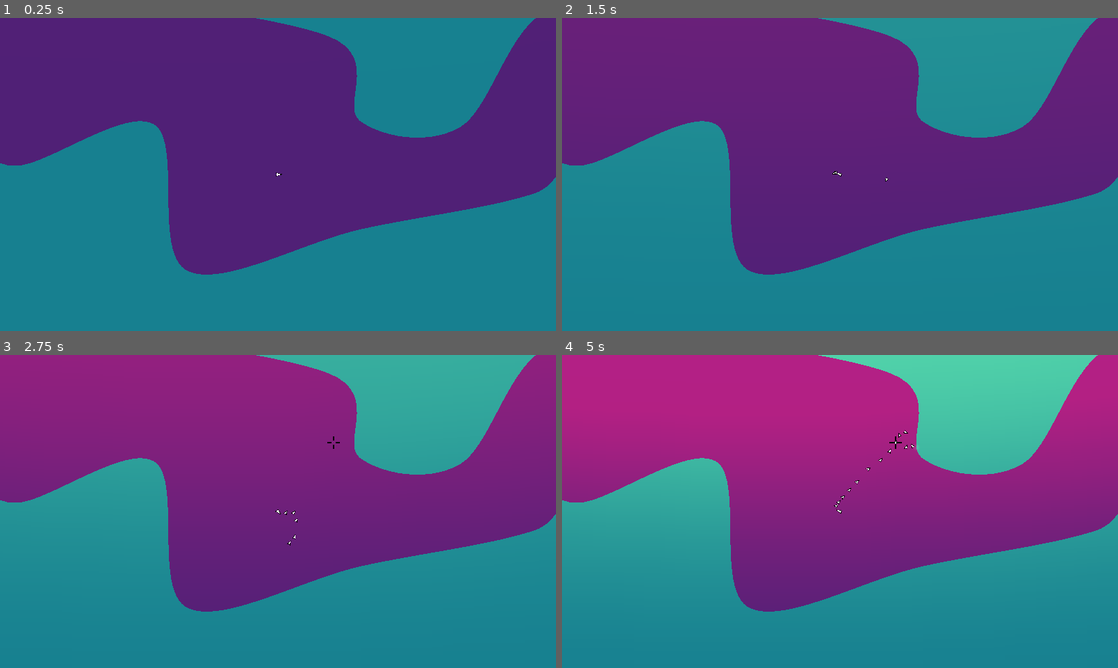
Above: before the commit, frames 1-4 (two rows, left to right).
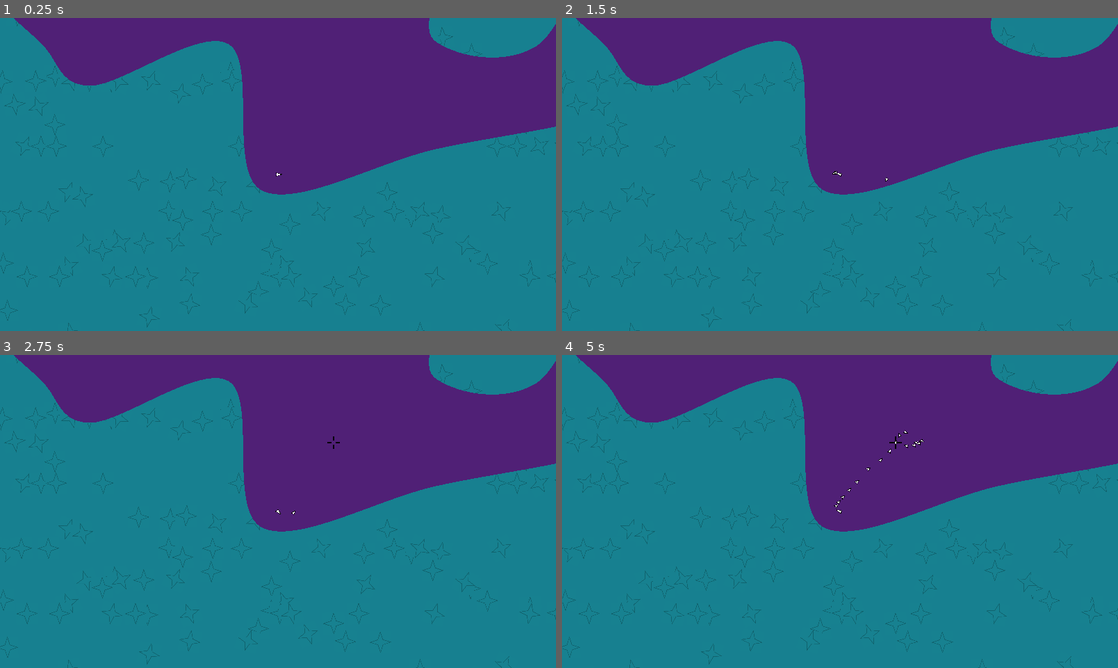
Above: after the commit, the same moments.

Repository: Gyrcas/Bullethell_slide
Game: Godot game, scene res://test.tscn
The game is run twice, just before and just after one commit, with the same random seed, the same clock (stepped at 60 frames per second) and the same inputs.
Inputs (mouse positions are in pixels of both pictures, inside the frame that each line leads up to):
- Up to frame 1 (0.25 s): no input
- Up to frame 2 (1.5 s): tap Enter (ui_accept) at 0.5, 0.77, 1.25 s; move the mouse to (962, 158) at 0.52 s; hold D (right) 0.53-1.25 s; hold E (auto_target) 0.53-1.25 s; click (962, 158) at 0.67 s; drag from (728, 190) to (812, 237) at 1.27 s
- Up to frame 3 (2.75 s): move the mouse to (333, 442) at 2.02 s; hold D (right) from 2.03 s (still down); hold Right mouse button (right_click) from 2.03 s (still down)
- Up to frame 4 (5 s): release D (right) at 2.75 s; release Right mouse button (right_click) at 2.75 s; drag from (812, 574) to (673, 464) at 2.77 s; move the mouse to (1006, 558) at 3.52 s; press the mouse at (1006, 558) at 3.53 s; hold A (left) 3.53-4.25 s; tap Enter (ui_accept) at 3.77 s; release the mouse at (1006, 558) at 4.25 s; drag from (673, 464) to (756, 433) at 4.27 s

The runs differ from the first frame. In frame 1, 38% of the frame differs, in the area x 0-100%, y 0-100%; in frame 2, 39%; in frame 3, 62%; in frame 4, 67%.

Commit message:
:3

Diff:
--- /dev/null
+++ b/scenes/Scatter2D.gd
@@ -0,0 +1,141 @@
+@tool
+extends Node2D
+class_name Scatter2D
+
+@export var texture : Texture2D : set = set_texture
+
+func set_texture(value : Texture2D) -> void:
+	texture = value
+	if preload_scatter:
+		generate(seed_)
+
+@export var color : Color : set = set_color
+
+func set_color(value : Color) -> void:
+	color = value
+	if preload_scatter:
+		generate(seed_)
+
+@export_group("Seed")
+@export var seed_ : int = 12345678 : set = set_seed_
+
+func set_seed_(value : int) -> void:
+	seed_ = value
+	if preload_scatter:
+		generate(seed_)
+
+@export var use_seed : bool = true : set = set_use_seed
+
+func set_use_seed(value : bool) -> void:
+	use_seed = value
+	set_preload_scatter(preload_scatter)
+
+@export var preload_scatter : bool = true : set = set_preload_scatter
+
+func set_preload_scatter(value : bool) -> void:
+	if !use_seed:
+		preload_scatter = false
+	else:
+		preload_scatter = value
+		if preload_scatter:
+			generate(seed_)
+	if !preload_scatter:
+		UT.remove_children(self)
+
+@export_group("Params")
+@export var dimensions : Vector2 = Vector2(100,100) : set = set_dimensions
+
+func set_dimensions(value : Vector2) -> void:
+	dimensions = value
+	queue_redraw()
+	if preload_scatter:
+		generate(seed_)
+
+@export var min_scale : float = 1 : set = set_min_scale
+
+func set_min_scale(value : float) -> void:
+	min_scale = value
+	if preload_scatter:
+		generate(seed_)
+
+@export var max_scale : float = 1 : set = set_max_scale
+
+func set_max_scale(value : float) -> void:
+	max_scale = value
+	if preload_scatter:
+		generate(seed_)
+
+@export var min_distance : Vector2 = Vector2(500,500) : set = set_min_distance
+
+func set_min_distance(value : Vector2) -> void:
+	min_distance = value
+	if preload_scatter:
+		generate(seed_)
+
+@export var max_distance : Vector2 = Vector2(2000,2000) : set = set_max_distance
+
+func set_max_distance(value : Vector2) -> void:
+	max_distance = value
+	if preload_scatter:
+		generate(seed_)
+
+@export var rotate_range_min : float = 0 : set = set_rotate_range_min
+
+func set_rotate_range_min(value : float) -> void:
+	rotate_range_min = value
+	if preload_scatter:
+		generate(seed_)
+
+@export var rotate_range_max : float = 60 : set = set_rotate_range_max
+
+func set_rotate_range_max(value : float) -> void:
+	rotate_range_max = value
+	if preload_scatter:
+		generate(seed_)
+
+func _draw() -> void:
+	if Engine.is_editor_hint():
+		var zone : PackedVector2Array = [
+			Vector2.ZERO,
+			Vector2(0, dimensions.y),
+			dimensions,
+			Vector2(dimensions.x, 0),
+			Vector2.ZERO
+		]
+		draw_polyline(zone,Color(0,0,0))
+
+func _ready() -> void:
+	if !Engine.is_editor_hint():
+		if !preload_scatter && use_seed:
+			generate(seed_)
+		elif !use_seed:
+			generate()
+
+func create_sprite(sprite : Sprite2D, pos : Vector2, rot : float) -> void:
+	var new_sprite : Sprite2D = sprite.duplicate()
+	new_sprite.position = pos
+	new_sprite.rotation_degrees = rot
+	add_child(new_sprite)
+
+func generate(_seed : int = -1) -> int:
+	UT.remove_children(self)
+	if _seed < 0:
+		randomize()
+		_seed = randi_range(0,100000000)
+	seed(_seed)
+	var pos : Vector2 = Vector2.ZERO
+	var sprite : Sprite2D = Sprite2D.new()
+	sprite.texture = texture
+	sprite.modulate = color
+	var sprite_scale : float = randf_range(min_scale,max_scale)
+	sprite.scale = Vector2(sprite_scale,sprite_scale)
+	while pos.x < dimensions.x || pos.y < dimensions.y:
+		var sprite_pos : Vector2 = pos
+		var pos_y : float = randf_range(min_distance.y,max_distance.y) * 1 if randi_range(-1,1) >= 0 else -1.0
+		sprite_pos.y += pos_y if sprite_pos.y + pos_y < dimensions.y else dimensions.y
+		create_sprite(sprite,sprite_pos, randf_range(rotate_range_min,rotate_range_max) * 1 if randf_range(-1,1) >= 0 else -1.0)
+		pos.x += randf_range(min_distance.x, max_distance.x)
+		if pos.x > dimensions.x && pos.y < dimensions.y:
+			pos.y += (max_distance.y - min_distance.y) / 2 + min_distance.y
+			pos.x = 0
+	return _seed
--- a/test.tscn
+++ b/test.tscn
@@ -1,9 +1,11 @@
-[gd_scene load_steps=6 format=3 uid="uid://ch0xv1s53qf6m"]
+[gd_scene load_steps=8 format=3 uid="uid://ch0xv1s53qf6m"]
 
 [ext_resource type="Script" path="res://gd_classes/SmoothPolygon2D/SmoothStaticPolygon2D.gd" id="3_ydd2d"]
 [ext_resource type="PackedScene" uid="uid://pa4b5sl2ju1n" path="res://scenes/player.tscn" id="4_nr1bs"]
+[ext_resource type="Script" path="res://scenes/Scatter2D.gd" id="5_5xgyd"]
 [ext_resource type="Texture2D" uid="uid://dm8gav5stwvra" path="res://spot.png" id="5_vk4ia"]
 [ext_resource type="Script" path="res://light/sun.gd" id="6_b6epa"]
+[ext_resource type="Texture2D" uid="uid://dcd0o2gh4toex" path="res://star.png" id="6_yi1uh"]
 
 [sub_resource type="Curve" id="Curve_lkdio"]
 max_value = 3.0
@@ -14,6 +16,7 @@
 position = Vector2(0, 1)
 
 [node name="sun" type="PointLight2D" parent="."]
+visible = false
 position = Vector2(5535, -5201.99)
 scale = Vector2(7.58453, 2.6325)
 color = Color(1, 0.254902, 0.0705882, 1)
@@ -29,17 +32,33 @@
 polygon = PackedVector2Array(-24431, -18753, 34202, -16069, 30949, 11186, -18406, 13115)
 
 [node name="player" parent="." instance=ExtResource("4_nr1bs")]
-position = Vector2(1933, -1034)
+position = Vector2(1244, -297)
 
 [node name="SmoothStaticPolygon2D" type="Polygon2D" parent="."]
 clip_children = 2
 position = Vector2(12.9995, 16.0005)
 scale = Vector2(6.79653, 5.34244)
 color = Color(0.239216, 0.239216, 0.239216, 0)
-polygon = PackedVector2Array(-532.477, 617.508, -1072.31, 52 …(67 unchanged characters)… 372.396, -2808.64, 1413.22, -3155.86, 2028.98, -1010.4, 1638.63, 111.934, 1074.52, -373.05, 99 …(581 unchanged characters)…
+polygon = PackedVector2Array(-532.477, 617.508, -1072.31, 52 …(67 unchanged characters)… 372.396, -2808.64, 1413.22, -3155.86, 2053.84, -1013.96, 1638.63, 111.934, 1074.52, -373.05, 99 …(581 unchanged characters)…
 script = ExtResource("3_ydd2d")
 base_polygon = PackedVector2Array(-532.477, 617.508, -1072.31, 526.913, -1440.15, 36.3129, -1677.47, -906.889, -1440.15 …(688 unchanged characters)…
 polygon_color = Color(0.0901961, 0.505882, 0.564706, 1)
 ignore_points = PackedInt32Array()
 
-[node name="Node2D" type="Node2D" parent="."]
+[node name="Scatter2D" type="Node2D" parent="SmoothStaticPolygon2D"]
+position = Vector2(-1952.47, -3588.81)
+scale = Vector2(0.147134, 0.18718)
+script = ExtResource("5_5xgyd")
+texture = ExtResource("6_yi1uh")
+color = Color(0.0901961, 0.505882, 0.564706, 1)
+seed_ = 2
+dimensions = Vector2(30000, 25000)
+min_distance = Vector2(100, 200)
+max_distance = Vector2(300, 1000)
+rotate_range_min = -30.0
+rotate_range_max = 30.0
+
+[node name="Polygon2D" type="Polygon2D" parent="SmoothStaticPolygon2D"]
+visible = false
+polygon = PackedVector2Array(-1910.39, -2404.71, 1740.74, -4591.91, 3729.99, -526.539, -249.245, 1832.31, -2069.73, 7.29994)
+vertex_colors = PackedColorArray(0, 1, 0, 1, 0.772549, 0, 1, 1, 1, 0, 0, 1, 1, 1, 0, 1, 1, 0.717647, 1, 0.756863)
Binary file added: star.png
Not shown, added: star.png.import
Not shown, added: t.txt
